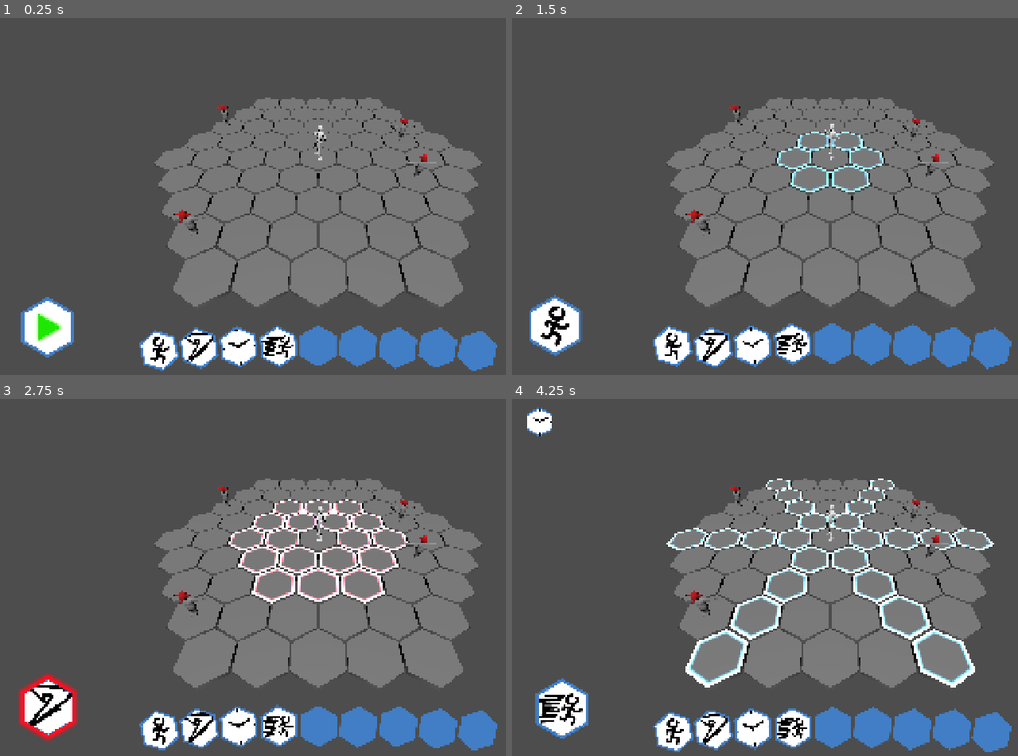
Above: before the commit, frames 1-4 (two rows, left to right).
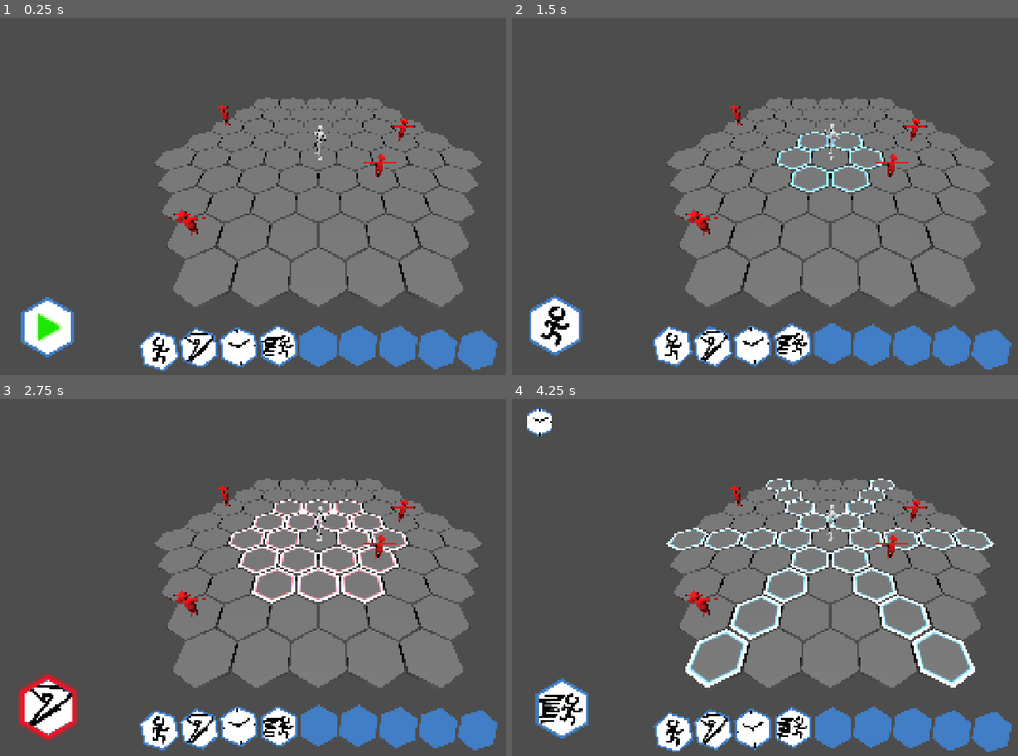
Above: after the commit, the same moments.

Repository: mmb5049/IGME601-Group4
Game: Godot game, scene res://Levels/Arena.tscn
Two runs of this game, one before a commit and one after it. Both use one fixed random seed, a clock stepped at 60 frames per second and the inputs below.
Inputs (mouse positions are in pixels of both pictures, inside the frame that each line leads up to):
- Up to frame 1 (0.25 s): no input
- Up to frame 2 (1.5 s): click (557, 328) at 0.5 s; tap Enter at 1.25 s; drag from (673, 342) to (891, 117) at 1.27 s
- Up to frame 3 (2.75 s): drag from (197, 727) to (288, 648) at 2.02 s
- Up to frame 4 (4.25 s): move the mouse to (749, 727) at 2.77 s; hold D 2.78-3.5 s; tap M at 2.85 s; click (749, 727) at 2.92 s; drag from (790, 723) to (638, 523) at 3.52 s

The runs differ from the first frame. In frame 1, 1.0% of the frame differs, in the area x 27-99%, y 24-99%; in frame 2, 0.9%; in frame 3, 1.0%; in frame 4, 1.0%.

Commit message:
Added hit feedback

Diff:
--- a/igme-601-group-4/Characters/Enemy.tscn
+++ b/igme-601-group-4/Characters/Enemy.tscn
@@ -3,9 +3,8 @@
 [ext_resource type="Script" uid="uid://cdjmvn74m4865" path="res://Characters/enemy.gd" id="1_1oqew"]
 [ext_resource type="Script" uid="uid://c1a8bcrjruokn" path="res://Characters/character_movement.gd" id="2_mig5a"]
 [ext_resource type="ArrayMesh" uid="uid://g4m25t6f7cyc" path="res://Meshes/combocoreduende.obj" id="2_tcaex"]
-
-[sub_resource type="StandardMaterial3D" id="StandardMaterial3D_jhdhk"]
-albedo_color = Color(0.73675454, 0.0049815155, 0.05000236, 1)
+[ext_resource type="Material" uid="uid://b44yqc3msjja6" path="res://Materials/enemy.tres" id="3_mfhi6"]
+[ext_resource type="Script" uid="uid://cknt87ddtmhe6" path="res://Characters/mesh_manager.gd" id="4_oie3p"]
 
 [node name="Enemy" type="Node3D" unique_id=1359998768 node_paths=PackedStringArray("movement")]
 script = ExtResource("1_1oqew")
@@ -13,7 +12,9 @@
 
 [node name="MeshInstance3D" type="MeshInstance3D" parent="." unique_id=1287119294]
 mesh = ExtResource("2_tcaex")
-surface_material_override/0 = SubResource("StandardMaterial3D_jhdhk")
+surface_material_override/0 = ExtResource("3_mfhi6")
+surface_material_override/1 = ExtResource("3_mfhi6")
+script = ExtResource("4_oie3p")
 
 [node name="Movement" type="Node" parent="." unique_id=977198110 node_paths=PackedStringArray("character")]
 script = ExtResource("2_mig5a")
--- a/igme-601-group-4/Characters/enemy.gd
+++ b/igme-601-group-4/Characters/enemy.gd
@@ -3,6 +3,9 @@
 class_name Enemy
 
 @export var movement:CharacterMovement
+@onready var mesh:MeshInstance3D = $MeshInstance3D
+var number_display = preload("res://Misc/number_display.tscn")
+
 var health:int = 10
 
 signal died()
@@ -14,6 +17,15 @@
 func damage(amount:int):
 	health -= amount
 	print("Enemy health is now: " + str(health))
+
+	var new_display:Node3D = number_display.instantiate()
+	get_parent().add_child(new_display)
+
+	new_display.global_position = global_position + Vector3(0, 1.1, 0)
+	new_display.set_number(-amount)
+
+	mesh.flash()
+
 	if health <= 0:
 		die()
 
--- /dev/null
+++ b/igme-601-group-4/Characters/mesh_manager.gd
@@ -0,0 +1,16 @@
+extends MeshInstance3D
+
+
+# Called when the node enters the scene tree for the first time.
+func _ready() -> void:
+	pass # Replace with function body.
+
+
+# Called every frame. 'delta' is the elapsed time since the previous frame.
+func _process(delta: float) -> void:
+	pass
+
+func flash():
+	set_instance_shader_parameter("is_flashing", true)
+	await get_tree().create_timer(0.05).timeout
+	set_instance_shader_parameter("is_flashing", false)
--- a/igme-601-group-4/Levels/arena_manager.gd
+++ b/igme-601-group-4/Levels/arena_manager.gd
@@ -8,7 +8,7 @@
 
 # Called when the node enters the scene tree for the first time.
 func _ready() -> void:
-	spawn_enemy(Vector2i(2,1))
+	spawn_enemy(Vector2i(1,1))
 	spawn_enemy(Vector2i(3,-1))
 	spawn_enemy(Vector2i(-2,-2))
 	spawn_enemy(Vector2i(-4,3))
--- /dev/null
+++ b/igme-601-group-4/Materials/Shaders/enemy.gdshader
@@ -0,0 +1,26 @@
+shader_type spatial;
+
+uniform vec3 base_color = vec3(1,0,0);
+uniform vec3 flash_color = vec3(1,1,1);
+instance uniform bool is_flashing = false;
+
+void vertex() {
+	// Called for every vertex the material is visible on.
+}
+
+void fragment() {
+	// Called for every pixel the material is visible on.
+	if (is_flashing){
+		ALBEDO = flash_color;
+		ROUGHNESS = 1.0;
+		EMISSION = flash_color;
+	}
+	else{
+		ALBEDO = base_color;
+	}
+}
+
+//void light() {
+//	// Called for every pixel for every light affecting the material.
+//	// Uncomment to replace the default light processing function with this one.
+//}
--- /dev/null
+++ b/igme-601-group-4/Materials/enemy.tres
@@ -0,0 +1,8 @@
+[gd_resource type="ShaderMaterial" format=3 uid="uid://b44yqc3msjja6"]
+
+[ext_resource type="Shader" uid="uid://we3ydrf2dway" path="res://Materials/Shaders/enemy.gdshader" id="1_wv013"]
+
+[resource]
+render_priority = 0
+shader = ExtResource("1_wv013")
+shader_parameter/color = Vector3(0, 0, 0)
--- /dev/null
+++ b/igme-601-group-4/Misc/number_display.gd
@@ -0,0 +1,17 @@
+extends Node3D
+
+@onready var num_label:Label3D = $Label3D
+var speed:Vector3 = Vector3(0,1,0)
+var font_speed:float = 2.0
+
+# Called when the node enters the scene tree for the first time.
+func _ready() -> void:
+	var animationPlayer:AnimationPlayer = $AnimationPlayer
+	animationPlayer.animation_finished.connect(destroy)
+	pass
+
+func set_number(num:int):
+	num_label.text = str(num)
+
+func destroy(_argument):
+	queue_free()
--- /dev/null
+++ b/igme-601-group-4/Misc/number_display.tscn
@@ -0,0 +1,123 @@
+[gd_scene format=3 uid="uid://bif4qnecxdnq5"]
+
+[ext_resource type="Script" uid="uid://du1lo0tn7ja7s" path="res://Misc/number_display.gd" id="1_xu5cc"]
+
+[sub_resource type="Animation" id="Animation_xu5cc"]
+length = 0.001
+tracks/0/type = "bezier"
+tracks/0/imported = false
+tracks/0/enabled = true
+tracks/0/path = NodePath("Label3D:position:y")
+tracks/0/interp = 1
+tracks/0/loop_wrap = true
+tracks/0/keys = {
+"handle_modes": PackedInt32Array(0),
+"points": PackedFloat32Array(0, -0.25, 0, 0.25, 0),
+"times": PackedFloat32Array(0)
+}
+tracks/1/type = "bezier"
+tracks/1/imported = false
+tracks/1/enabled = true
+tracks/1/path = NodePath("Label3D:scale:x")
+tracks/1/interp = 1
+tracks/1/loop_wrap = true
+tracks/1/keys = {
+"handle_modes": PackedInt32Array(0),
+"points": PackedFloat32Array(2, -0.25, 0, 0.25, 0),
+"times": PackedFloat32Array(0)
+}
+tracks/2/type = "bezier"
+tracks/2/imported = false
+tracks/2/enabled = true
+tracks/2/path = NodePath("Label3D:scale:y")
+tracks/2/interp = 1
+tracks/2/loop_wrap = true
+tracks/2/keys = {
+"handle_modes": PackedInt32Array(0),
+"points": PackedFloat32Array(2, -0.25, 0, 0.25, 0),
+"times": PackedFloat32Array(0)
+}
+tracks/3/type = "bezier"
+tracks/3/imported = false
+tracks/3/enabled = true
+tracks/3/path = NodePath("Label3D:scale:z")
+tracks/3/interp = 1
+tracks/3/loop_wrap = true
+tracks/3/keys = {
+"handle_modes": PackedInt32Array(0),
+"points": PackedFloat32Array(2, -0.25, 0, 0.25, 0),
+"times": PackedFloat32Array(0)
+}
+
+[sub_resource type="Animation" id="Animation_cbsxk"]
+resource_name = "Rise"
+length = 1.2
+tracks/0/type = "bezier"
+tracks/0/imported = false
+tracks/0/enabled = true
+tracks/0/path = NodePath("Label3D:position:y")
+tracks/0/interp = 1
+tracks/0/loop_wrap = true
+tracks/0/keys = {
+"handle_modes": PackedInt32Array(2, 2),
+"points": PackedFloat32Array(0, 0, 0, 0.13333334, 1.0870234, 1.1628182, -0.26666665, -0.014036298, 0, 0),
+"times": PackedFloat32Array(0, 1.2)
+}
+tracks/1/type = "scale_3d"
+tracks/1/imported = false
+tracks/1/enabled = true
+tracks/1/path = NodePath("Label3D")
+tracks/1/interp = 1
+tracks/1/loop_wrap = true
+tracks/1/keys = PackedFloat32Array()
+tracks/2/type = "bezier"
+tracks/2/imported = false
+tracks/2/enabled = true
+tracks/2/path = NodePath("Label3D:scale:x")
+tracks/2/interp = 1
+tracks/2/loop_wrap = true
+tracks/2/keys = {
+"handle_modes": PackedInt32Array(0, 2, 2),
+"points": PackedFloat32Array(1, -0.25, 0, 0, 1.0470915, 2, -0.3, -0.028703332, 0, 0, 0.005, -0.03333342, 2.1664474, 0, 0),
+"times": PackedFloat32Array(0, 1, 1.2)
+}
+tracks/3/type = "bezier"
+tracks/3/imported = false
+tracks/3/enabled = true
+tracks/3/path = NodePath("Label3D:scale:y")
+tracks/3/interp = 1
+tracks/3/loop_wrap = true
+tracks/3/keys = {
+"handle_modes": PackedInt32Array(0, 2, 2),
+"points": PackedFloat32Array(1, -0.25, 0, 0, 0.99656165, 2, -0.39999998, -0.016070843, 0, 0, 0.005, -0.03333342, 2.2089622, 0, 0),
+"times": PackedFloat32Array(0, 1, 1.2)
+}
+tracks/4/type = "bezier"
+tracks/4/imported = false
+tracks/4/enabled = true
+tracks/4/path = NodePath("Label3D:scale:z")
+tracks/4/interp = 1
+tracks/4/loop_wrap = true
+tracks/4/keys = {
+"handle_modes": PackedInt32Array(0, 2, 2),
+"points": PackedFloat32Array(1, -0.25, 0, 0, 0.98392916, 2, -0.43333334, -0.016070843, 0, 0, 0.005, -0.03333342, 2.1877048, 0, 0),
+"times": PackedFloat32Array(0, 1, 1.2)
+}
+
+[sub_resource type="AnimationLibrary" id="AnimationLibrary_f7rco"]
+_data = {
+&"RESET": SubResource("Animation_xu5cc"),
+&"Rise": SubResource("Animation_cbsxk")
+}
+
+[node name="NumberDisplay" type="Node3D" unique_id=1680829570]
+script = ExtResource("1_xu5cc")
+
+[node name="Label3D" type="Label3D" parent="." unique_id=2129484214]
+transform = Transform3D(2, 0, 0, 0, 2, 0, 0, 0, 2, 0, 0, 0)
+pixel_size = 0.01
+text = "-123"
+
+[node name="AnimationPlayer" type="AnimationPlayer" parent="." unique_id=998804468]
+libraries/ = SubResource("AnimationLibrary_f7rco")
+autoplay = &"Rise"
Not shown, added: igme-601-group-4/Characters/mesh_manager.gd.uid
Not shown, added: igme-601-group-4/Materials/Shaders/enemy.gdshader.uid
Not shown, added: igme-601-group-4/Misc/number_display.gd.uid
